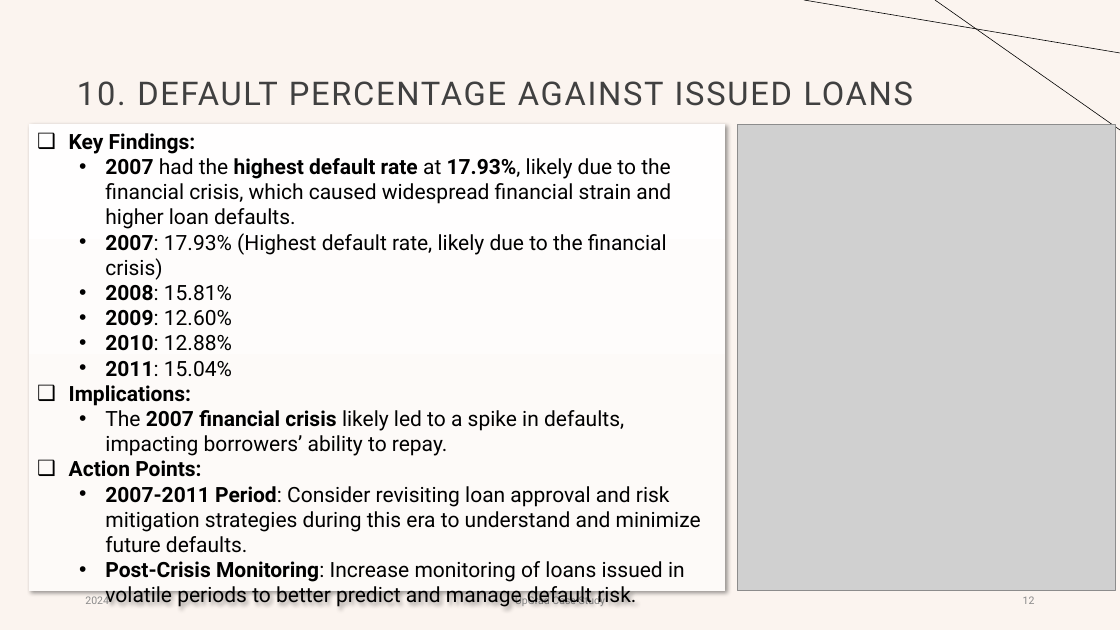
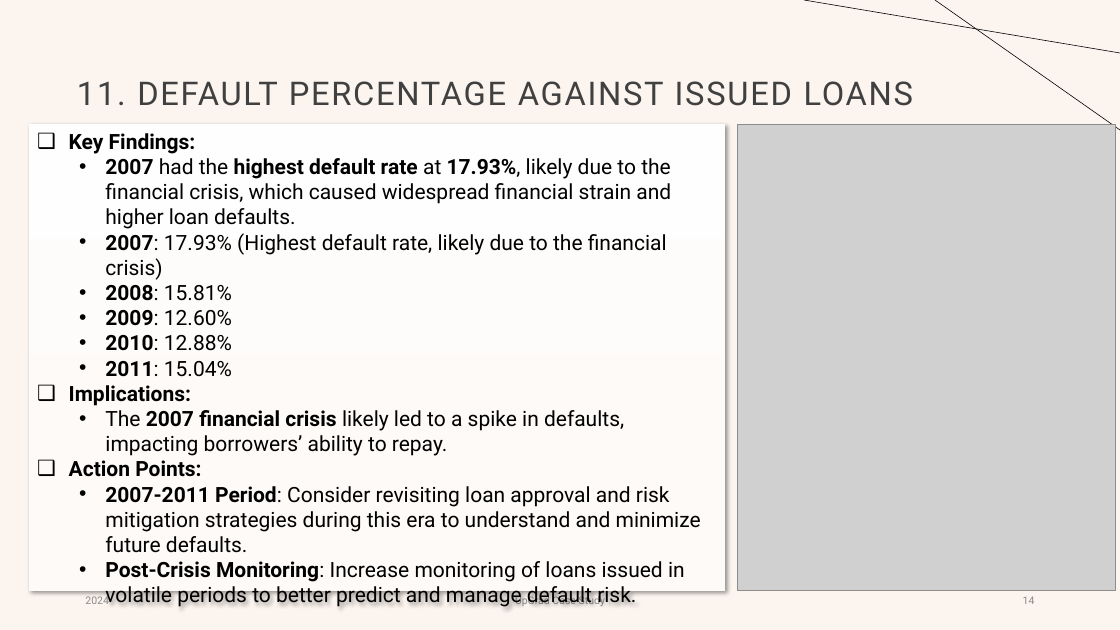
Before and after one commit to gowthambavireddy/LendingClubPratice, a slide deck: slide 14 of Lending Club Case study.pptx (slide 12 before the commit). Drawn at 1120x630 pixels with LibreOffice and Linux fonts; fonts in the diff are those of the drawing; grey boxes stand for pictures. Boxes give left, top, right and bottom in pixels: in the first picture for what was removed or moved away, otherwise in the second. Text is boxed around its words. In the diff, an @@ line names an element or a change of style, - is before the commit and + after.

```diff
--- a/Lending Club Case study.pptx
+++ b/Lending Club Case study.pptx
@@ title at (x1=77, y1=81, x2=913, y2=106): text changed @@
-10. DEFAULT PERCENTAGE AGAINST ISSUED LOANS
+11. DEFAULT PERCENTAGE AGAINST ISSUED LOANS
@@ page number at (x1=1023, y1=596, x2=1035, y2=604): text changed @@
-12
+14
```
Also in this commit, not shown: 9 other slides changed, 6 slides added.
